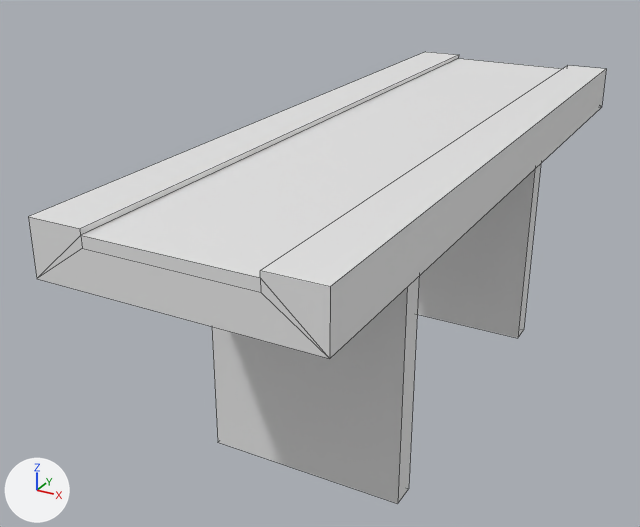
The FBX model Mystics Project/Assets/polyperfect/Low Poly Ultimate Pack/M/- Meshes_M/Terrains_M/Tiles_M/bridge-road.fbx as it was, and as the next commit left it.
Rendered twice from a 50 mm lens placed at (14.2, -32.2, 9.2), pointed at (-2.5, -1.8, -6.1). Arrows for +X, +Y and +Z are at lower left; the lights stay in place. Mesh edges are drawn as thin lines. Where no turn or scale is listed for an object, it has been applied to the vertices.

The scene before the commit, as lines of its bpy script (objects in view):
```python
mat_18_grey_dark = principled_material('18 GREY-DARK')
mat_18_grey_dark.base_color = (0.8, 0.8, 0.8)  # white #e7e7e7
mat_18_grey_dark.roughness = 0.553
mat_21_grey_light = principled_material('21 GREY LIGHT')
mat_21_grey_light.base_color = (0.8, 0.8, 0.8)  # white #e7e7e7
mat_21_grey_light.roughness = 0.553
me_bridge_road = bpy.data.meshes.new('bridge-road')
me_bridge_road.from_pydata(...)  # 36 vertices, 30 faces; spans x -5.0..5.0, y -15.0..15.0, z -12.0..0.0
# faces by material slot: [3, 27]
me_bridge_road.materials.append(mat_18_grey_dark)  # white #e7e7e7
me_bridge_road.materials.append(mat_21_grey_light)  # white #e7e7e7
ob_bridge_road = bpy.data.objects.new('bridge-road', me_bridge_road)
ob_bridge_road.location = (0.0, 0.0, 0.0)
```
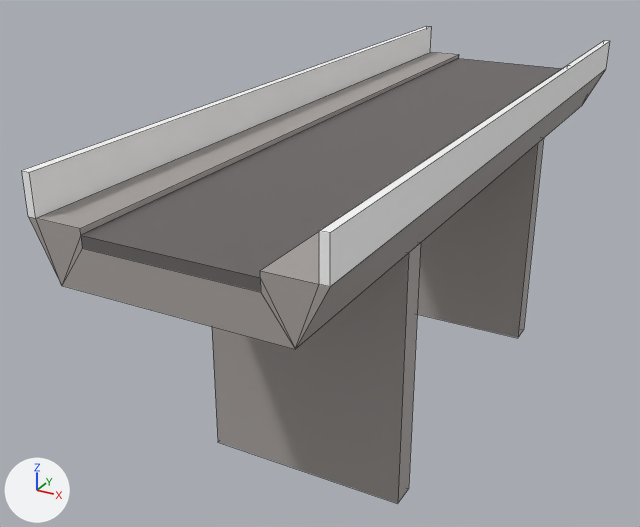
The newer file is also turned or shifted as a whole; pictures and numbers use the older file's frame.

The change in detail:
Material '18 GREY-DARK' (mat_18_grey_dark) changes colour from white #e7e7e7 to dark grey #696464; in linear values from (0.8, 0.8, 0.8) to (0.142, 0.128, 0.128).
Material '21 GREY LIGHT' (mat_21_grey_light) changes colour from white #e7e7e7 to grey #a7a19e; in linear values from (0.8, 0.8, 0.8) to (0.386, 0.356, 0.342).
Material '58 WHITE' (mat_58_white) is new.
Its base color is (1.0, 1.0, 1.0) (white #ffffff).
me_bridge_road is used by ob_bridge_road; location (0.0, 0.0, 0.0).
me_bridge_road had 36 vertices, 30 faces and spanned x -5.0..5.0, y -15.0..15.0, z -12.0..0.0.
me_bridge_road now has 48 vertices, 44 faces and spans x -5.0..5.0, y -15.0..15.0, z -12.0..1.4.
Part 1, on me_bridge_road:
4 vertices are removed from x -5.0..5.0, y -15.0..15.0, z -2.0.
15 faces are deleted.
16 vertices are added at x -5.0..5.0, y -15.0..15.0, z -2.0..1.4.
19 new faces join them, mat_21_grey_light (grey #a7a19e).
10 new faces join them, mat_58_white (white #ffffff).
me_bridge_road now uses material mat_58_white (white #ffffff).

Location of each change, [x1, y1, x2, y2] in pixels of the pictures (640 x 527 px):
'bridge-road', recoloured, reshaped (white to grey)
    before: [28, 52, 606, 504]
    after: [22, 26, 610, 504]
part 1 of me_bridge_road, built on
    before: [28, 52, 606, 359]
    after: [22, 26, 610, 349]
